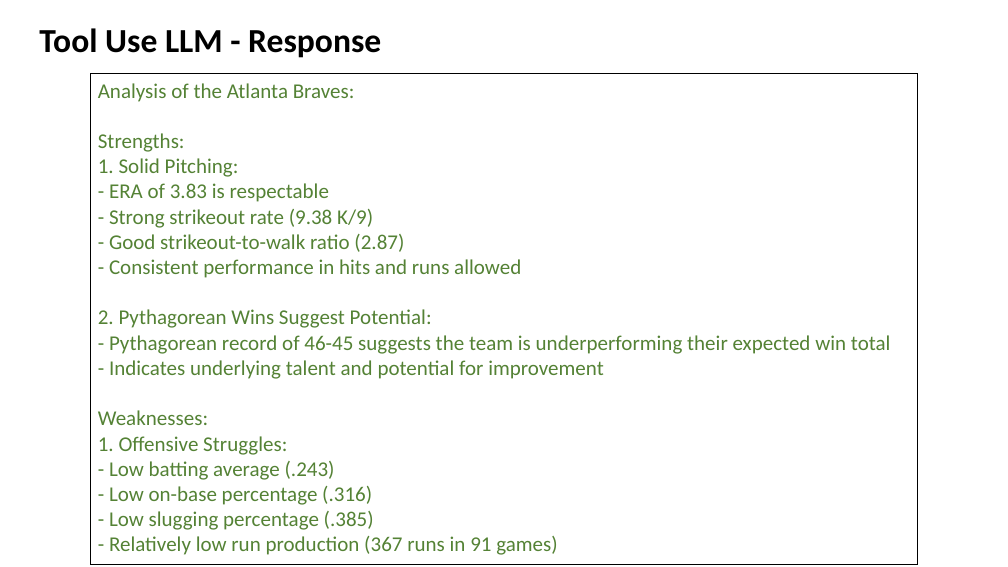
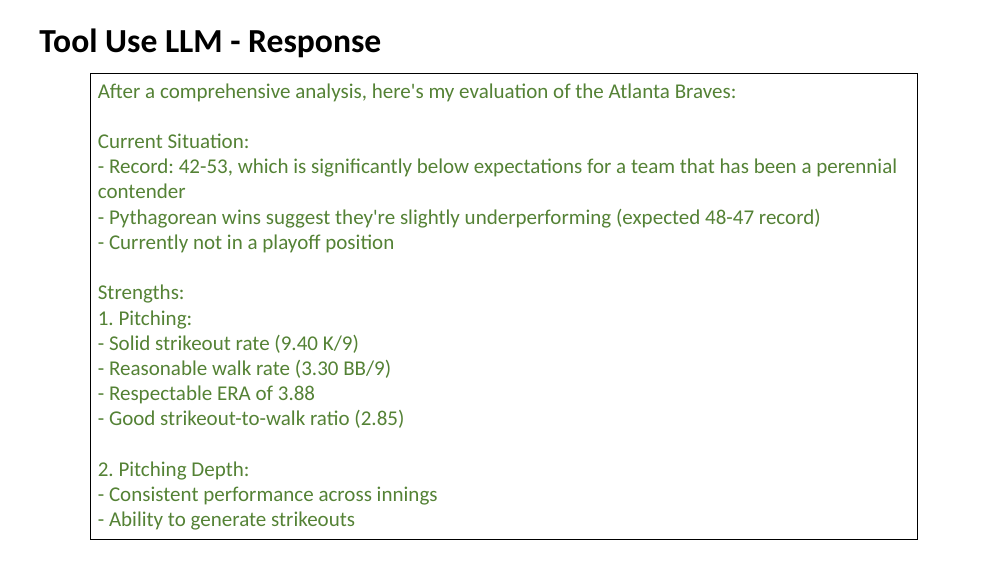
Before and after one commit to jpowersbaseball/mlbchat, a slide deck: slide 15 of docs/trade_deadline.pptx. Drawn at 1008x567 pixels with LibreOffice and Linux fonts; fonts in the diff are those of the drawing. Boxes give left, top, right and bottom in pixels: in the first picture for what was removed or moved away, otherwise in the second. Text is boxed around its words. In the diff, an @@ line names an element or a change of style, - is before the commit and + after.

```diff
--- a/docs/trade_deadline.pptx
+++ b/docs/trade_deadline.pptx
@@ rectangle "After a comprehensive analysis, here's ...": place and size @@
-rectangle "After a comprehensive analysis, here's ..." at [91, 73, 918, 565]
+rectangle "After a comprehensive analysis, here's ..." at [91, 73, 918, 539]
@@ text in rectangle at [98, 83, 897, 253]: text changed @@
-Analysis of the Atlanta Braves:
+After a comprehensive analysis, here's my evaluation of the Atlanta Braves:
+Current Situation:
+- Record: 42-53, which is significantly below expectations for a team that has been a perennial contender
+- Pythagorean wins suggest they're slightly underperforming (expected 48-47 record)
+- Currently not in a playoff position
@@ text in rectangle at [98, 310, 438, 530]: text changed @@
-1. Solid Pitching:
-- ERA of 3.83 is respectable
-- Strong strikeout rate (9.38 K/9)
-- Good strikeout-to-walk ratio (2.87)
-- Consistent performance in hits and runs allowed
-2. Pythagorean Wins Suggest Potential:
-- Pythagorean record of 46-45 suggests the team is underperforming their expected win total
-- Indicates underlying talent and potential for improvement
-Weaknesses:
-1. Offensive Struggles:
-- Low batting average (.243)
-- Low on-base percentage (.316)
-- Low slugging percentage (.385)
-- Relatively low run production (367 runs in 91 games)
+1. Pitching:
+- Solid strikeout rate (9.40 K/9)
+- Reasonable walk rate (3.30 BB/9)
+- Respectable ERA of 3.88
+- Good strikeout-to-walk ratio (2.85)
+2. Pitching Depth:
+- Consistent performance across innings
+- Ability to generate strikeouts
```
Also in this commit, not shown: 4 other slides changed, 10 slides added, 10 slides removed, 5 other files.
